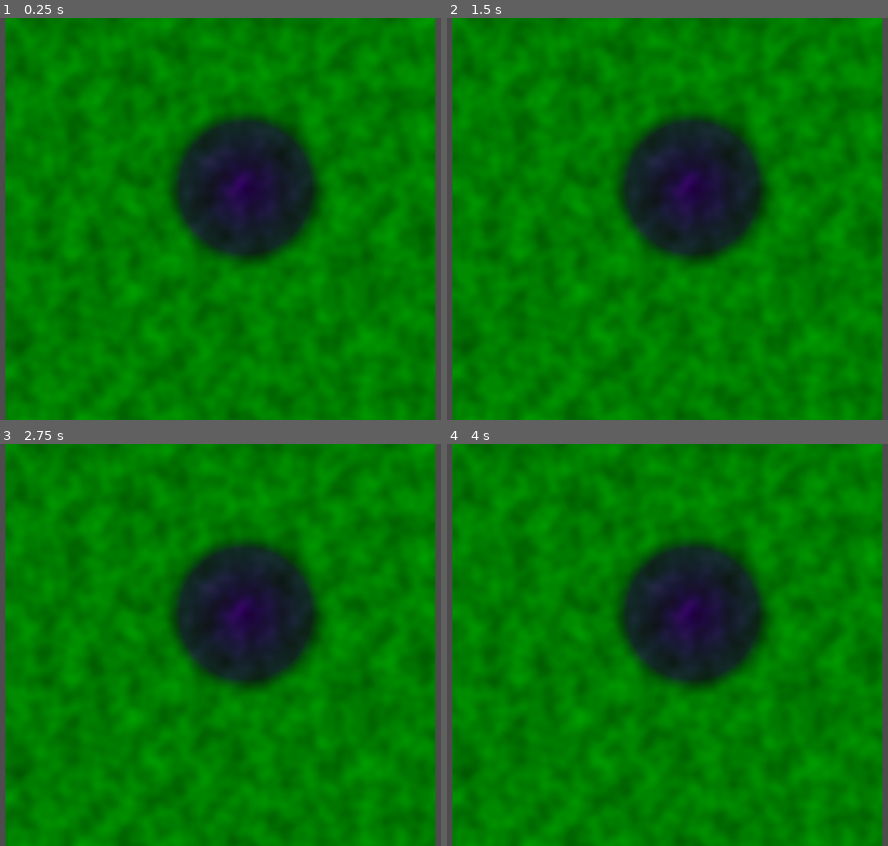
Above: before the commit, frames 1-4 (two rows, left to right).
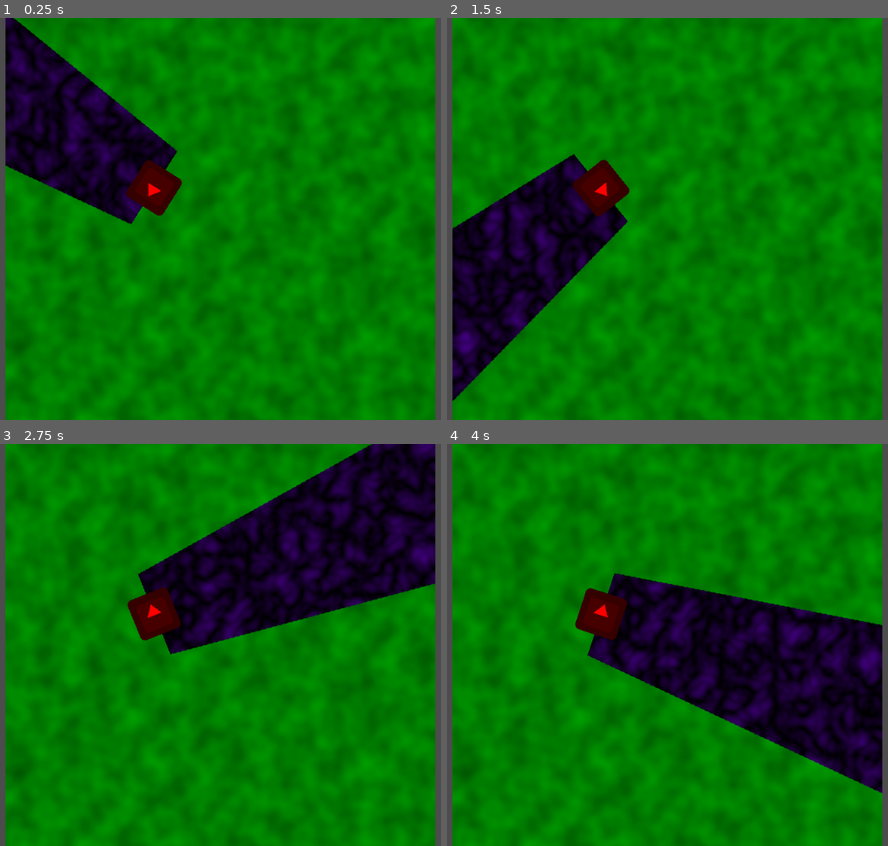
Above: after the commit, the same moments.

Repository: JohnMeadow1/SpaceJam2019
Game: Godot game, scene res://Sandbox.tscn
Two runs of this game, one before a commit and one after it. Both use one fixed random seed, a clock stepped at 60 frames per second and the inputs below. Before the commit the project has no main scene; this scene is started directly in both runs. The engine's default icon, where the game draws it, is replaced by a stand-in: a white triangle on a blue panel in a dark square.
Inputs (mouse positions are in pixels of both pictures, inside the frame that each line leads up to):
- Up to frame 1 (0.25 s): no input
- Up to frame 2 (1.5 s): tap Enter at 0.5 s; move the mouse to (826, 198) at 0.52 s; tap Space at 1.25 s; move the mouse to (535, 239) at 1.27 s
- Up to frame 3 (2.75 s): tap Enter at 2 s; move the mouse to (295, 556) at 2.02 s
- Up to frame 4 (4 s): tap Space at 2.75 s; move the mouse to (641, 725) at 2.77 s; tap Enter at 3.5 s; move the mouse to (879, 705) at 3.52 s

The runs differ from the first frame. In frame 1, 22% of the frame differs, in the area x 1-73%, y 0-61%; in frame 2, 23%; in frame 3, 24%, in the area x 28-99%, y 0-61%; in frame 4, 23%.

Commit message:
Chodzenie

Diff:
--- a/Sandbox.tscn
+++ b/Sandbox.tscn
@@ -1,11 +1,25 @@
-[gd_scene load_steps=5 format=2]
+[gd_scene load_steps=7 format=2]
 
 [ext_resource path="res://TestDark.png" type="Texture" id=1]
 [ext_resource path="res://TestLight.png" type="Texture" id=2]
-[ext_resource path="res://LightCircle.png" type="Texture" id=3]
+[ext_resource path="res://icon.png" type="Texture" id=3]
+[ext_resource path="res://Flashlight.png" type="Texture" id=4]
 
 [sub_resource type="CanvasItemMaterial" id=1]
 light_mode = 2
+
+[sub_resource type="GDScript" id=2]
+script/source = "extends Sprite
+
+func _process(delta: float) -> void:
+	rotation = (get_global_mouse_position() - global_position).angle()
+
+	var move: Vector2
+	move.x = int(Input.is_action_pressed(\"right\")) - int(Input.is_action_pressed(\"left\"))
+	move.y = int(Input.is_action_pressed(\"down\")) - int(Input.is_action_pressed(\"up\"))
+
+	position += move.normalized() * 200 * delta
+"
 
 [node name="Sandbox" type="Node2D"]
 
@@ -18,7 +32,13 @@
 position = Vector2( 501.33, 303.726 )
 texture = ExtResource( 1 )
 
-[node name="Light2D" type="Light2D" parent="."]
-position = Vector2( 538.2, 253.275 )
+[node name="Vader" type="Sprite" parent="."]
+modulate = Color( 1, 0, 0, 1 )
+position = Vector2( 402.263, 253.737 )
 texture = ExtResource( 3 )
+script = SubResource( 2 )
+
+[node name="Light2D" type="Light2D" parent="Vader"]
+position = Vector2( 256, 0 )
+texture = ExtResource( 4 )
 mode = 2
--- a/project.godot
+++ b/project.godot
@@ -12,3 +12,30 @@
 _global_script_class_icons={
 
 }
+
+[application]
+
+run/main_scene="res://Sandbox.tscn"
+
+[input]
+
+right={
+"deadzone": 0.5,
+"events": [ Object(InputEventKey,"resource_local_to_scene":false,"resource_name":"","device":0,"alt":false,"shift":false,"control":false,"meta":false,"command":false,"pressed":false,"scancode":68,"unicode":0,"echo":false,"script":null)
+ ]
+}
+down={
+"deadzone": 0.5,
+"events": [ Object(InputEventKey,"resource_local_to_scene":false,"resource_name":"","device":0,"alt":false,"shift":false,"control":false,"meta":false,"command":false,"pressed":false,"scancode":83,"unicode":0,"echo":false,"script":null)
+ ]
+}
+left={
+"deadzone": 0.5,
+"events": [ Object(InputEventKey,"resource_local_to_scene":false,"resource_name":"","device":0,"alt":false,"shift":false,"control":false,"meta":false,"command":false,"pressed":false,"scancode":65,"unicode":0,"echo":false,"script":null)
+ ]
+}
+up={
+"deadzone": 0.5,
+"events": [ Object(InputEventKey,"resource_local_to_scene":false,"resource_name":"","device":0,"alt":false,"shift":false,"control":false,"meta":false,"command":false,"pressed":false,"scancode":87,"unicode":0,"echo":false,"script":null)
+ ]
+}
Binary file added: Flashlight.png
Not shown, added: Flashlight.png.import
Binary file changed: TestDark.png
